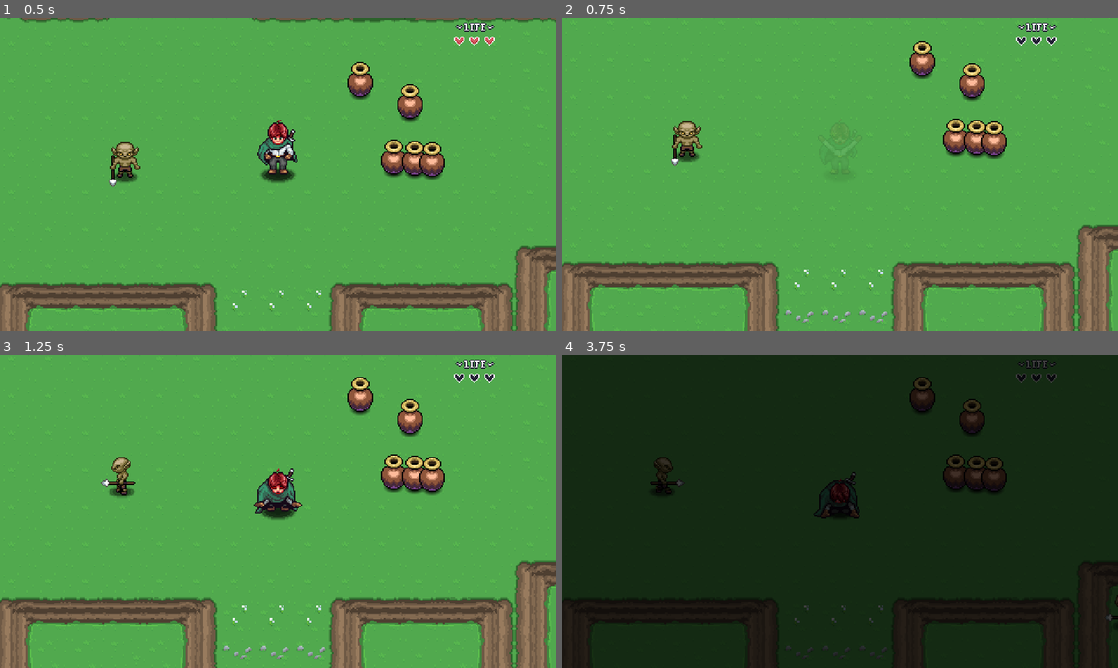
Above: before the commit, frames 1-4 (two rows, left to right).
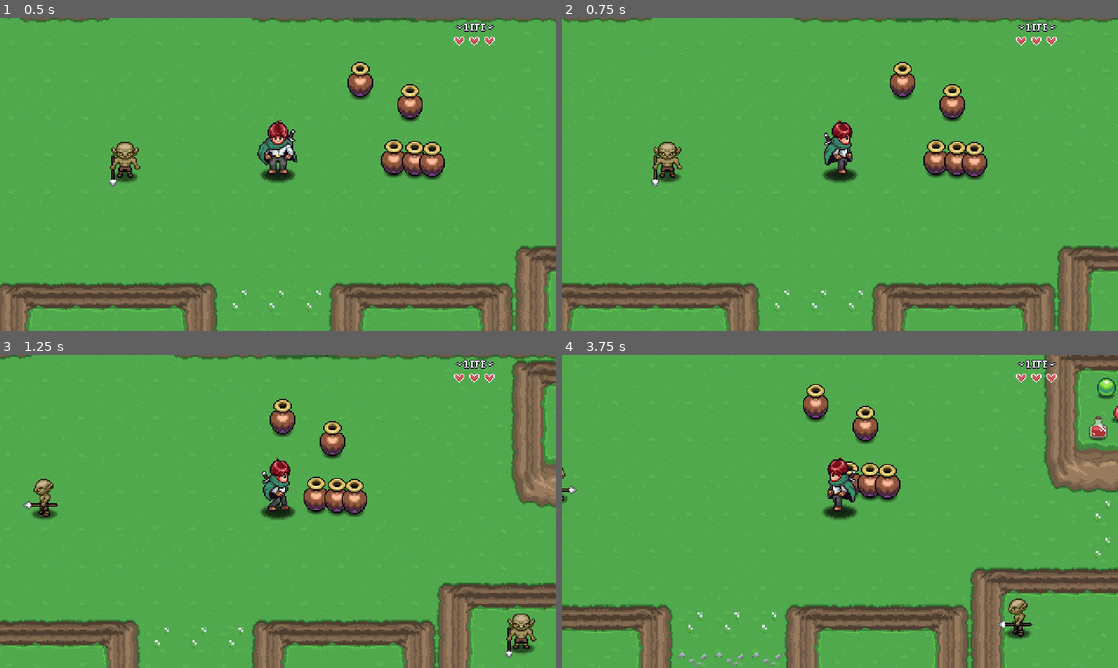
Above: after the commit, the same moments.

Repository: wangwenhao/aarpg
Game: Godot game, scene res://Levels/Area01/01.tscn
Two runs of this game, one before a commit and one after it. Both use one fixed random seed, a clock stepped at 60 frames per second and the inputs below. This scene is started directly instead of the project's main scene. Sound files missing from this copy of the repository are replaced by a short silence.
Inputs:
- Up to frame 1 (0.5 s): no input
- Up to frame 2 (0.75 s): tap Enter (ui_accept) at 0.5 s; hold D (right) from 0.53 s (still down); hold T (test) from 0.53 s (still down)
- Up to frame 3 (1.25 s): keep holding D (right); keep holding T (test); tap Enter (ui_accept) at 0.77 s
- Up to frame 4 (3.75 s): release D (right) at 1.28 s; release T (test) at 1.28 s; hold S (down) 1.28-2.03 s; tap N (ability) at 1.35 s; tap Enter (ui_accept) at 1.52, 3.02 s; tap T (test) at 1.55, 2.3, 3.05 s; hold D (right) 2.03-2.78 s; hold J (attack) 2.03-2.78 s; hold W (up) 2.78-3.53 s; tap I (interact) at 2.85 s; hold A (left) from 3.53 s (still down); hold T (test) from 3.53 s (still down)

Frame 1 is identical in both runs. In frame 2, 21% of the frame differs, in the area x 0-100%, y 0-100%; in frame 3, 27%; in frame 4, 100%.

Commit message:
镜头抖动

Diff:
--- a/00_Globals/global_player_manager.gd
+++ b/00_Globals/global_player_manager.gd
@@ -3,6 +3,7 @@
 const PLAYER = preload("uid://bf4esf57fcnh8")  # 预加载玩家场景资源（使用 Godot 的 UID 引用）
 const INVENTORY_DATA: InventoryData = preload("uid://din0bypbjigj3")  # 预加载背包数据资源/脚本
 
+signal camera_shook(trauma: float)
 signal interact_pressed
 
 var interact_handled: bool = true
@@ -53,3 +54,6 @@
 func interact() -> void:
 	interact_handled = false
 	interact_pressed.emit()
+
+func shake_camera(trauma: float = 1) -> void:
+	camera_shook.emit(trauma)
--- a/Enemies/Scripts/enemy.gd
+++ b/Enemies/Scripts/enemy.gd
@@ -96,6 +96,7 @@
 		return
 
 	hp -= hurt_box.damage
+	PlayerManager.shake_camera()
 	if hp > 0:
 		# 仍有生命，发出 damaged 信号（可以触发击退/闪烁等效果）
 		enemy_damaged.emit(hurt_box)
--- a/Player/Scripts/States/state_stun.gd
+++ b/Player/Scripts/States/state_stun.gd
@@ -23,6 +23,8 @@
 
 	player.make_invulnerable(invulnerable_duration)
 	player.effect_animation_player.play("damaged")
+
+	PlayerManager.shake_camera( hurt_box.damage )
 
 
 func exit() -> void:
--- a/Player/Scripts/player.gd
+++ b/Player/Scripts/player.gd
@@ -66,9 +66,9 @@
 	move_and_slide()
 
 func _unhandled_input(event: InputEvent) -> void:
-	if event.is_action_pressed("test"):
-		update_hp(-99)
-		player_damaged.emit(%AttackHurtBox)
+	#if event.is_action_pressed("test"):
+		#PlayerManager.shake_camera()
+	pass
 
 func set_direction() -> bool:
 	# 根据当前的 `direction`（输入向量）计算并更新四向基准 `cardinal_direction`
--- a/Player/Scripts/player_camera.gd
+++ b/Player/Scripts/player_camera.gd
@@ -1,9 +1,28 @@
 class_name PlayerCamera extends Camera2D
+
+@export_range(0, 1, 0.05, "or_greater") var shake_power: float = 0.5
+@export var shake_max_offset: float = 5.0
+@export var shake_decay: float = 1.0
+
+var shake_trauma: float = 0.0
 
 # Called when the node enters the scene tree for the first time.
 func _ready() -> void:
 	LevelManager.tile_map_bounds_changed.connect(update_limits)
 	update_limits(LevelManager.current_tile_map_bounds)
+	PlayerManager.camera_shook.connect(add_camera_shake)
+
+func _physics_process(delta: float) -> void:
+	if shake_trauma > 0:
+		shake_trauma = max(shake_trauma - shake_decay * delta, 0)
+		shake()
+
+func add_camera_shake(value: float) -> void:
+	shake_trauma = value
+
+func shake() -> void:
+	var amount: float = pow(shake_trauma * shake_power, 2)
+	offset = Vector2(randf_range(-1, 1), randf_range(-1, 1)) * shake_max_offset * amount
 
 func update_limits(bounds: Array[Vector2]) -> void:
 	if bounds.size() < 2:
--- a/Player/player.tscn
+++ b/Player/player.tscn
@@ -1037,6 +1037,23 @@
 "values": [Vector2(13, 17)]
 }
 
+[sub_resource type="Animation" id="Animation_d30e8"]
+resource_name = "death"
+length = 0.4
+step = 0.1
+tracks/0/type = "value"
+tracks/0/imported = false
+tracks/0/enabled = true
+tracks/0/path = NodePath("Sprite2D:frame")
+tracks/0/interp = 1
+tracks/0/loop_wrap = true
+tracks/0/keys = {
+"times": PackedFloat32Array(0, 0.2, 0.4),
+"transitions": PackedFloat32Array(1, 1, 1),
+"update": 1,
+"values": [74, 75, 76]
+}
+
 [sub_resource type="Animation" id="Animation_4ntmi"]
 resource_name = "idle_down"
 length = 0.4
@@ -1317,23 +1334,6 @@
 "transitions": PackedFloat32Array(1, 1),
 "update": 0,
 "values": [13, 16]
-}
-
-[sub_resource type="Animation" id="Animation_d30e8"]
-resource_name = "death"
-length = 0.4
-step = 0.1
-tracks/0/type = "value"
-tracks/0/imported = false
-tracks/0/enabled = true
-tracks/0/path = NodePath("Sprite2D:frame")
-tracks/0/interp = 1
-tracks/0/loop_wrap = true
-tracks/0/keys = {
-"times": PackedFloat32Array(0, 0.2, 0.4),
-"transitions": PackedFloat32Array(1, 1, 1),
-"update": 1,
-"values": [74, 75, 76]
 }
 
 [sub_resource type="AnimationLibrary" id="AnimationLibrary_gwnis"]
